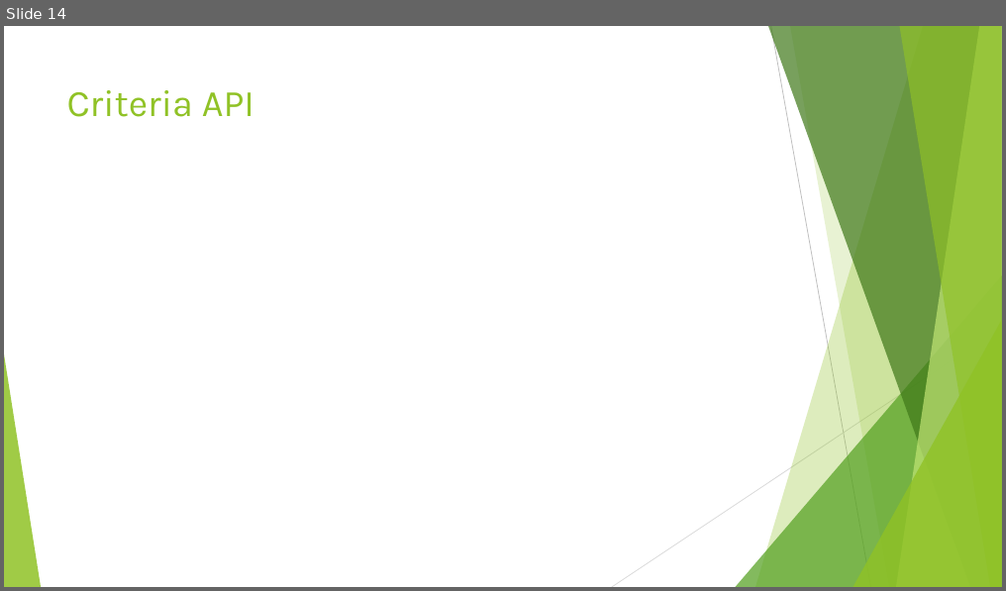
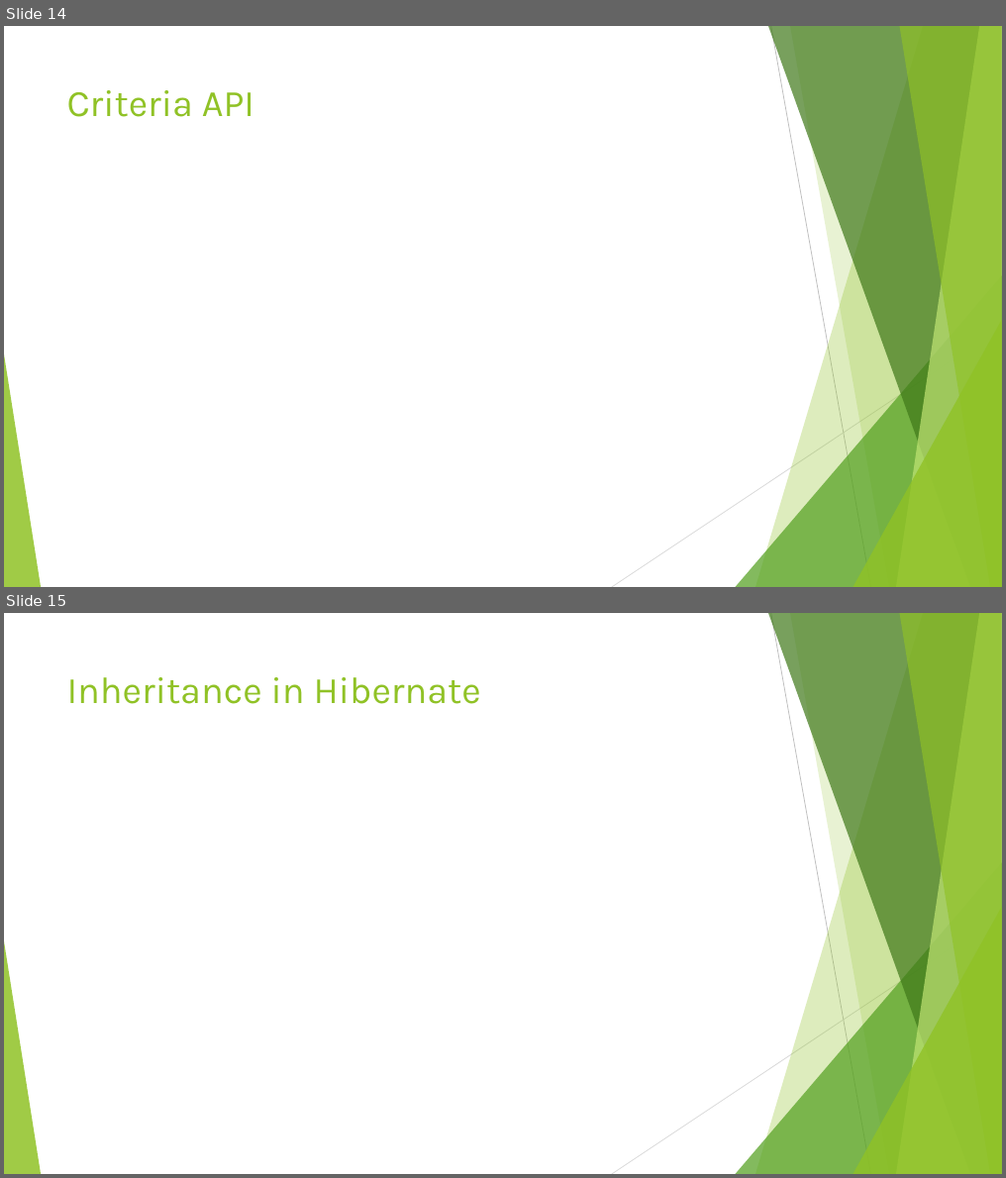
Before and after one commit to dimMaryanto93/bootcamp.2017-01, a slide deck: #08 - Hibernate ORM.pptx. Shown one above the other, each under a label of ours: slide 14 before the commit, slides 14 and 15 after it. The pictures are 1006x591 and 1006x1178 pixels, drawn with LibreOffice and Linux fonts; fonts in the diff are those of the drawing. Boxes give left, top, right and bottom in pixels: in the first picture for what was removed or moved away, otherwise in the second. Text is boxed around its words. In the diff, an @@ line names an element or a change of style, - is before the commit and + after.

```diff
--- a/#08 - Hibernate ORM.pptx
+++ b/#08 - Hibernate ORM.pptx
@@ slide 15 added at (x1=4, y1=613, x2=1002, y2=1174), background #FFFFFF; not listed: 10 template elements that a slide beside it also shows @@
@@ title added at (x1=67, y1=677, x2=481, y2=704), 36 pt, text #90C226 @@
+Inheritance in Hibernate
```
Also in this commit, not shown: 3 other files.
